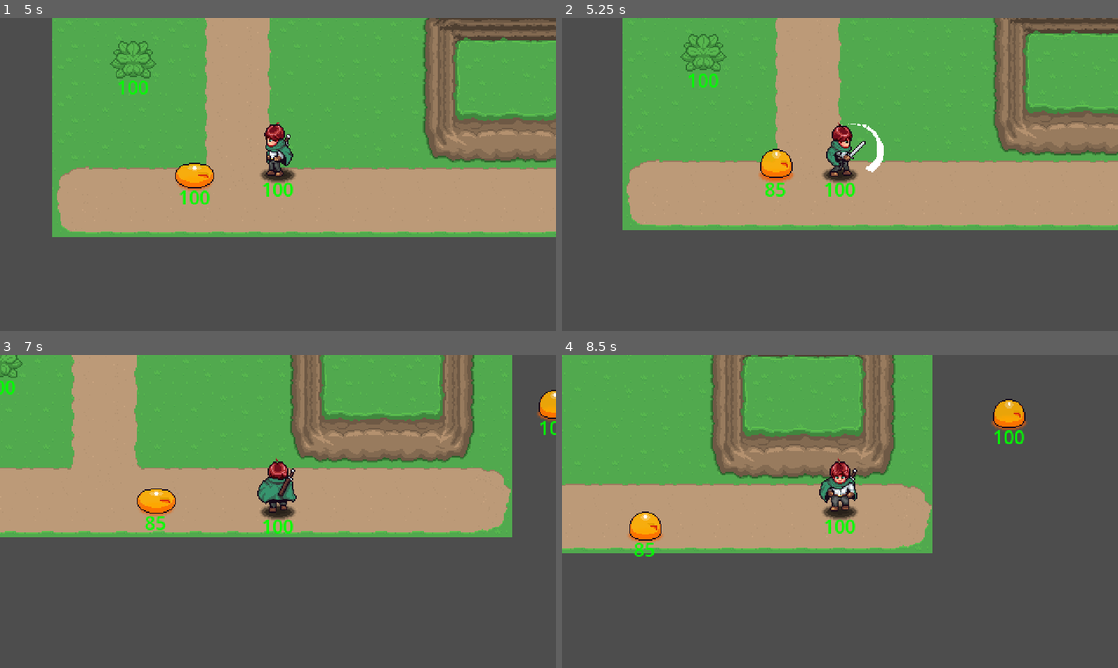
Above: before the commit, frames 1-4 (two rows, left to right).
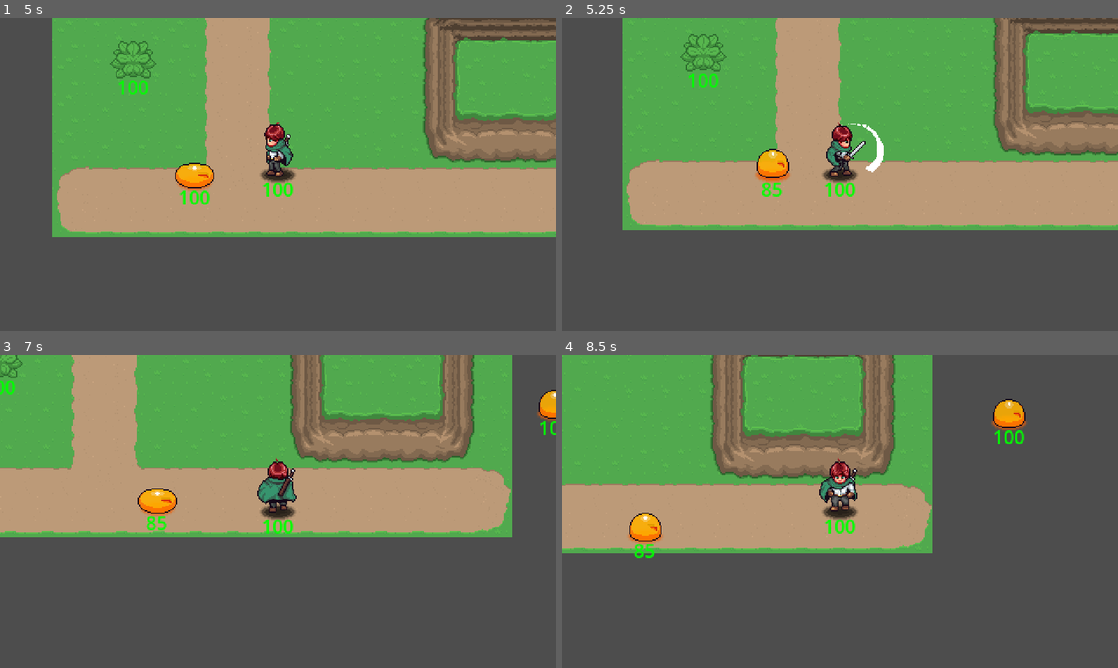
Above: after the commit, the same moments.

Repository: dylanwaling/aarpg
Game: Godot game, scene res://playground.tscn
Same seed, same stepped clock (60 frames per second), same inputs: the game is played once before the commit and once after it. Sound files missing from this copy of the repository are replaced by a short silence.
Inputs (mouse positions are in pixels of both pictures, inside the frame that each line leads up to):
- Up to frame 1 (5 s): move the mouse to (400, 158) at 0.52 s; press the mouse at (400, 158) at 0.53 s; hold D (right) 0.53-1.28 s; move the mouse to (166, 190) at 1.27 s; release the mouse at (166, 190) at 1.28 s; hold S (down) 1.28-2.03 s; tap Space (dash) at 1.35, 2.85, 4.35 s; move the mouse to (333, 105) at 2.02 s; press the mouse at (333, 105) at 2.03 s; hold D (right) 2.03-2.78 s; move the mouse to (250, 237) at 2.77 s; release the mouse at (250, 237) at 2.78 s; hold W (up) 2.78-3.53 s; move the mouse to (444, 221) at 3.52 s; press the mouse at (444, 221) at 3.53 s; hold A (left) from 3.53 s (still down); move the mouse to (111, 127) at 4.27 s; release the mouse at (111, 127) at 4.28 s
- Up to frame 2 (5.25 s): move the mouse to (867, 174) at 5.02 s; release A (left) at 5.03 s; press the mouse at (867, 174) at 5.03 s; hold S (down) from 5.03 s (still down)
- Up to frame 3 (7 s): move the mouse to (194, 433) at 5.77 s; release S (down) at 5.78 s; release the mouse at (194, 433) at 5.78 s; hold D (right) 5.78-6.53 s; tap Space (dash) at 5.85 s; move the mouse to (400, 495) at 6.52 s; press the mouse at (400, 495) at 6.53 s; hold W (up) from 6.53 s (still down)
- Up to frame 4 (8.5 s): move the mouse to (728, 527) at 7.27 s; release W (up) at 7.28 s; release the mouse at (728, 527) at 7.28 s; hold D (right) 7.28-8.03 s; tap Space (dash) at 7.35 s; move the mouse to (895, 442) at 8.02 s; press the mouse at (895, 442) at 8.03 s; hold S (down) from 8.03 s (still down)

Frame 1 is identical in both runs. In frame 2, 0.4% of the frame differs, in the area x 34-42%, y 41-58%; in frame 3, 0.2%; in frame 4, 0.2%.

Commit message:
v0.0.77 stable slime hurtbox and health management

Diff:
--- a/Enemies/Scripts/Enemy.gd
+++ b/Enemies/Scripts/Enemy.gd
@@ -105,6 +105,7 @@
 # Called automatically by health component when health reaches zero
 func _on_health_died():
 	is_dead = true        # Mark as dead so states stop running
+	# Health component automatically hides health display on death
 	queue_free()         # Remove enemy from scene
 
 # Called automatically by health component when health changes (unused but required)
--- a/Enemies/Slime/Slime.tscn
+++ b/Enemies/Slime/Slime.tscn
@@ -233,8 +233,8 @@
 height = 28.0
 
 [sub_resource type="CapsuleShape2D" id="CapsuleShape2D_2osmb"]
-radius = 7.0
-height = 18.0
+radius = 11.0
+height = 26.0
 
 [node name="Slime" type="CharacterBody2D"]
 collision_layer = 1024
--- a/GeneralNodes/Health/Health.gd
+++ b/GeneralNodes/Health/Health.gd
@@ -172,6 +172,12 @@
 	# Set health to exactly 0 (ensures consistent death state)
 	current_health = 0
 
+	# ─────────── HEALTH DISPLAY AUTO-HIDE ───────────
+	# Automatically hide health display when entity dies
+	# This prevents floating health numbers on dead entities
+	if health_label:
+		health_label.visible = false
+
 	# ─────────── DEATH NOTIFICATION ───────────
 	# Tell parent entity "I died" (triggers death animations, cleanup, respawn)
 	died.emit()
@@ -181,9 +187,18 @@
 	_update_health_display()
 
 func reset_health():
-	"""Reset to full health"""
+	"""Reset to full health and restore visibility"""
+	# ─────────── HEALTH RESTORATION ───────────
 	is_dead = false
 	current_health = max_health
+
+	# ─────────── HEALTH DISPLAY AUTO-SHOW ───────────
+	# Automatically show health display when entity is revived
+	# This ensures health numbers appear when entities respawn
+	if health_label and show_health_display:
+		health_label.visible = true
+
+	# ─────────── REVIVAL NOTIFICATIONS ───────────
 	health_changed.emit(current_health, max_health)
 	_update_health_display()
 
--- a/Player/Scripts/player.gd
+++ b/Player/Scripts/player.gd
@@ -223,7 +223,7 @@
 	# - Restart level
 	# - Show game over screen
 	# - Respawn at checkpoint
-	# For now, just reset health
+	# For now, just reset health (Health component will auto-show display)
 	if health_component:
 		health_component.reset_health()
 	else:
--- a/Props/Plants/Plant.gd
+++ b/Props/Plants/Plant.gd
@@ -56,11 +56,6 @@
     # Turn plant ON/OFF: visible + collidable when active, hidden + passable when inactive
     sprite.visible = active  # Show/hide plant image
 
-    # ─────────── HEALTH DISPLAY CONTROL ───────────
-    # Hide health display when plant is broken, show when alive
-    if health_component:
-        health_component.visible = active  # Hide/show entire health component
-
     # ─────────── DAMAGE SYSTEM CONTROL ───────────
     # Enable/disable damage receiving (safe deferred call)
     hurtbox.set_deferred("process_mode", Node.PROCESS_MODE_DISABLED if not active else Node.PROCESS_MODE_INHERIT)
@@ -68,6 +63,10 @@
     # ─────────── COLLISION CONTROL ───────────
     # Enable/disable collision blocking (safe deferred call)
     static_body.set_deferred("process_mode", Node.PROCESS_MODE_DISABLED if not active else Node.PROCESS_MODE_INHERIT)
+
+    # Note: Health display visibility is now handled automatically by the Health component
+    # - Health.die() automatically hides the health display
+    # - Health.reset_health() automatically shows it again
 
 # ─────────── PLANT DESTRUCTION SYSTEM ───────────
 
